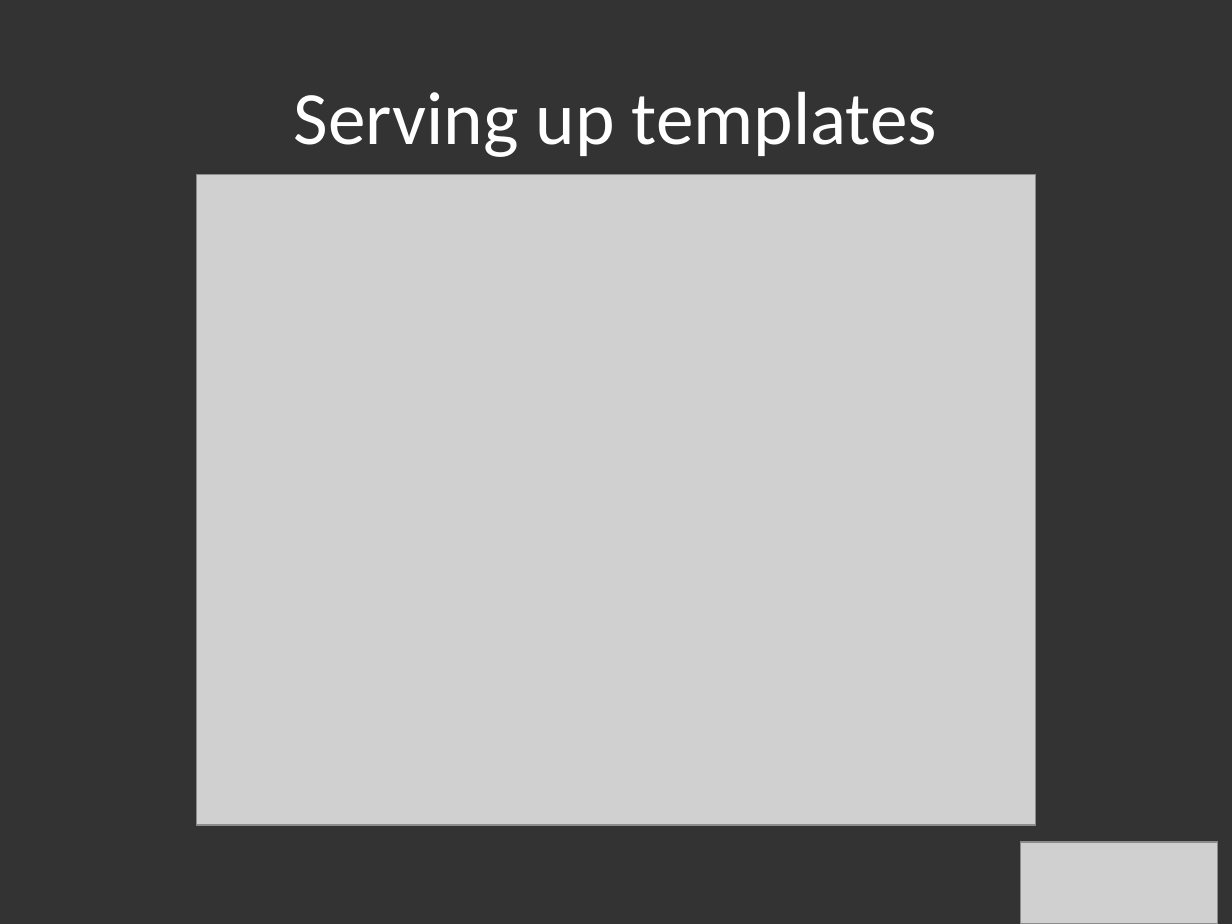
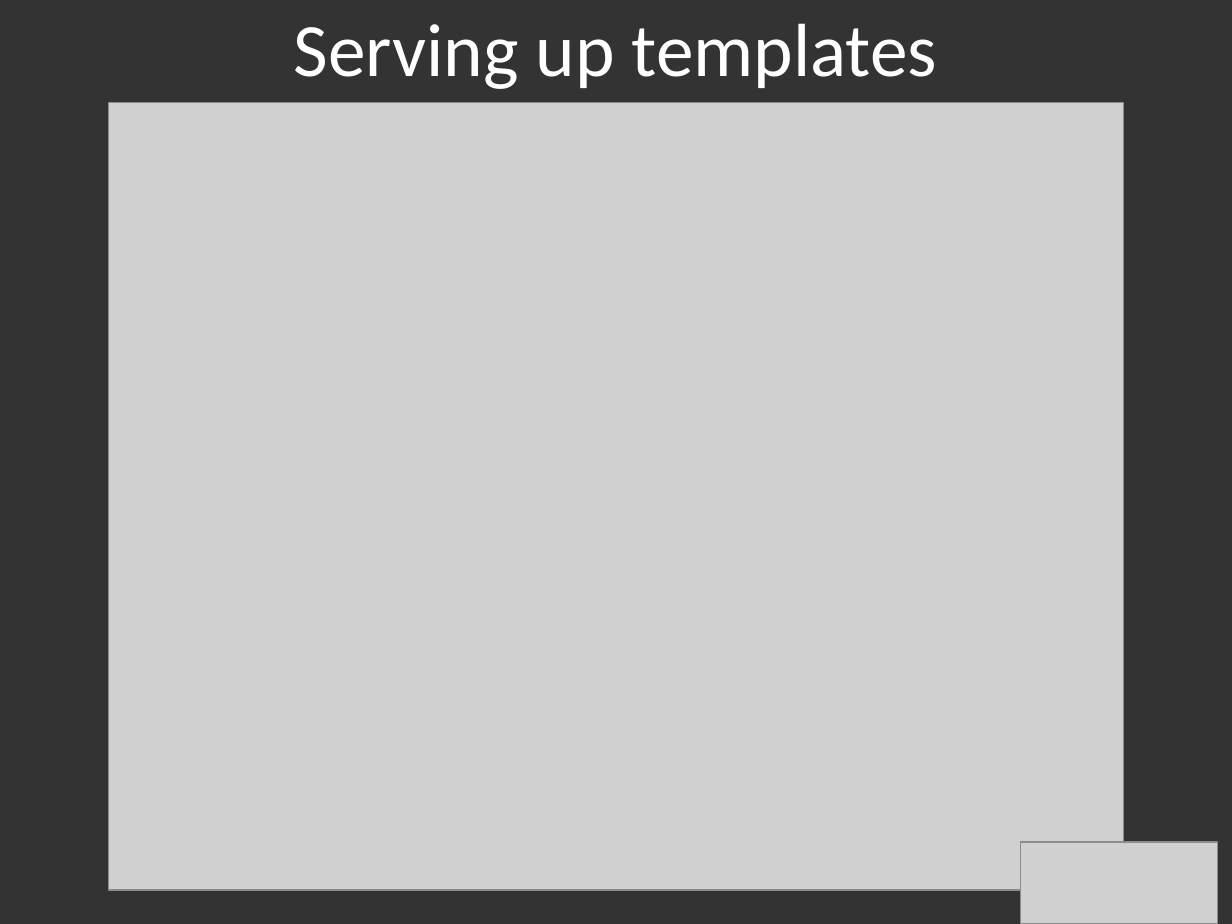
Before and after one commit to hlfshell/node.jSTL-Intro-Series---An-Introduction-to-Express, a slide deck: slide 25 of nodejs intro to express.pptx. Drawn at 1232x924 pixels with LibreOffice and Linux fonts; fonts in the diff are those of the drawing; grey boxes stand for pictures. Boxes give left, top, right and bottom in pixels: in the first picture for what was removed or moved away, otherwise in the second. Text is boxed around its words. In the diff, an @@ line names an element or a change of style, - is before the commit and + after.

```diff
--- a/nodejs intro to express.pptx
+++ b/nodejs intro to express.pptx
@@ title "Serving up templates": place and size @@
-title "Serving up templates" at (294, 91, 937, 157)
+title "Serving up templates" at (294, 23, 937, 89)
@@ picture: place and size @@
-picture at (196, 175, 1035, 825)
+picture at (108, 102, 1124, 890)
```
Also in this commit, not shown: 2 other slides changed, 1 other file.
